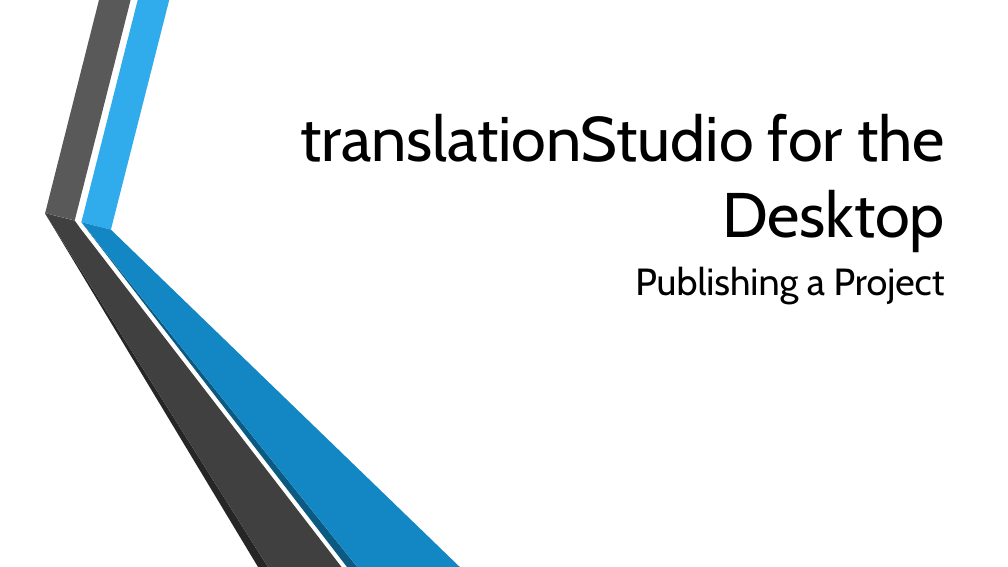
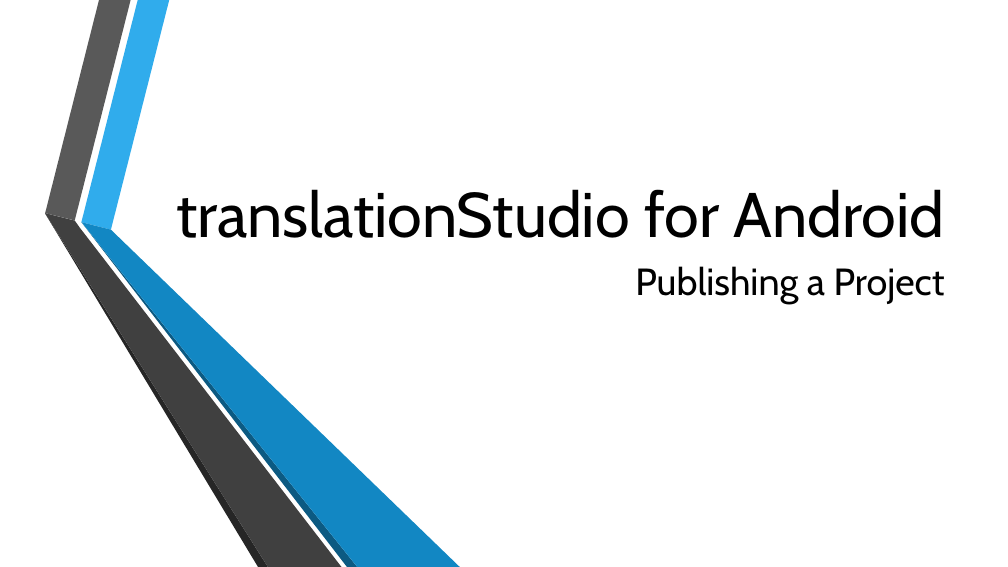
Before and after one commit to unfoldingWord-dev/translationStudio-Info, a slide deck: slide 1 of docs/APublish.pptx. Drawn at 1008x567 pixels with LibreOffice and Linux fonts; fonts in the diff are those of the drawing; background and template pictures are left out. Boxes give left, top, right and bottom in pixels: in the first picture for what was removed or moved away, otherwise in the second. Text is boxed around its words. In the diff, an @@ line names an element or a change of style, - is before the commit and + after.

```diff
--- a/docs/APublish.pptx
+++ b/docs/APublish.pptx
@@ title at (176,189,944,238): text changed @@
-translationStudio for the Desktop
+translationStudio for Android
```
Also in this commit, not shown: 1 other file.
